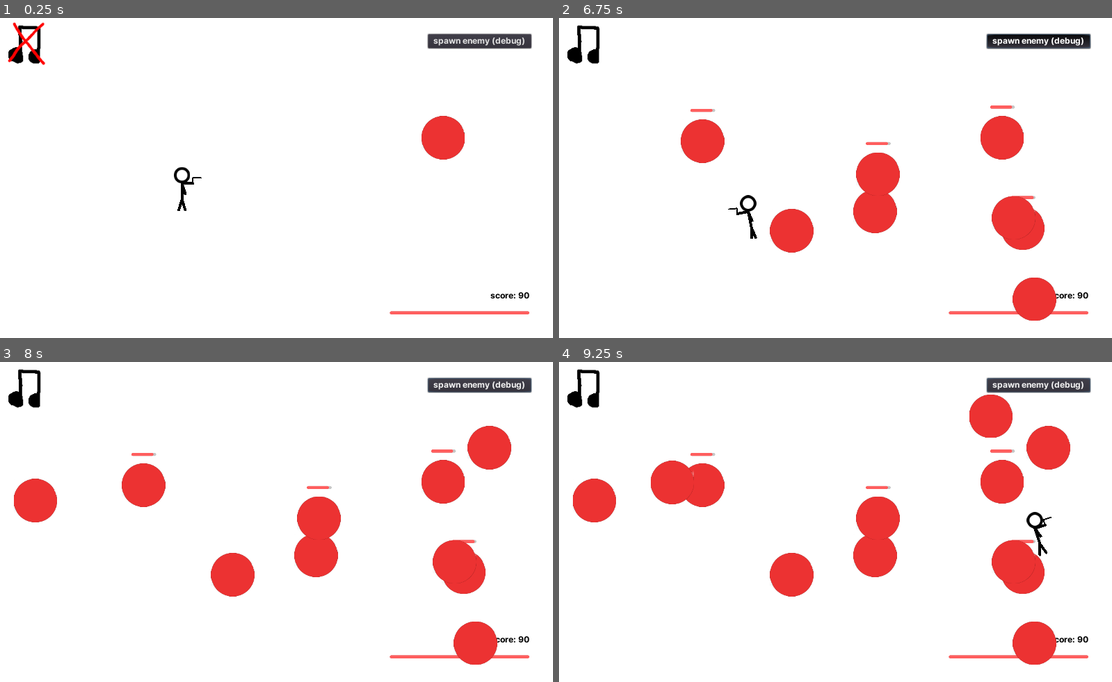
Above: before the commit, frames 1-4 (two rows, left to right).
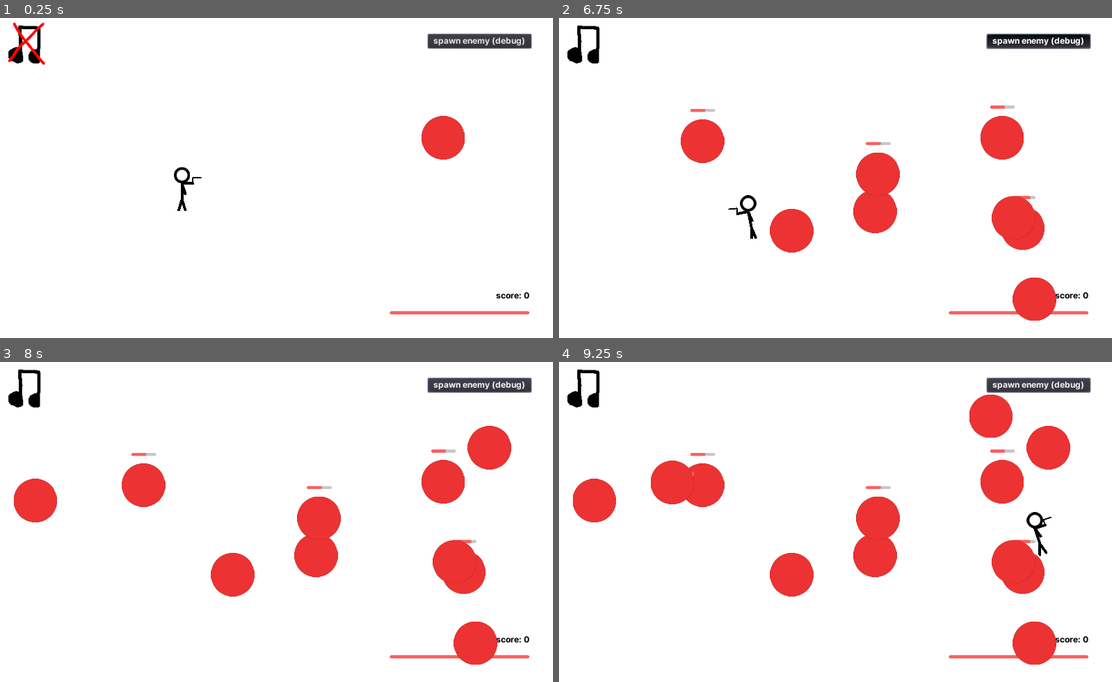
Above: after the commit, the same moments.

Repository: illogicalapple/stickmaniac
Game: Godot game, scene res://Root.tscn
The game is run twice, just before and just after one commit, with the same random seed, the same clock (stepped at 60 frames per second) and the same inputs.
Inputs (mouse positions are in pixels of both pictures, inside the frame that each line leads up to):
- Up to frame 1 (0.25 s): no input
- Up to frame 2 (6.75 s): click "spawn enemy (debug)" at 0.5 s; click (586, 40) at 1.25 s; tap Enter at 2, 5 s; move the mouse to (957, 158) at 2.02 s; hold Right (ui_right) 2.03-2.78 s; hold Space (pew_pew) 2.03-2.78 s; move the mouse to (724, 190) at 2.77 s; hold Down (ui_down) 2.78-3.53 s; tap Space (pew_pew) at 2.85, 4.35, 5.85 s; move the mouse to (890, 104) at 3.52 s; hold Right (ui_right) 3.53-4.28 s; hold Space (pew_pew) 3.53-4.28 s; move the mouse to (807, 238) at 4.27 s; hold Up (ui_up) 4.28-5.03 s; move the mouse to (1001, 222) at 5.02 s; hold Space (pew_pew) 5.03-5.78 s; hold Left (ui_left) 5.03-6.53 s; move the mouse to (664, 126) at 5.77 s; move the mouse to (863, 174) at 6.52 s; hold Down (ui_down) from 6.53 s (still down); hold Space (pew_pew) from 6.53 s (still down)
- Up to frame 3 (8 s): move the mouse to (193, 438) at 7.27 s; release Down (ui_down) at 7.28 s; release Space (pew_pew) at 7.28 s; hold Right (ui_right) from 7.28 s (still down); tap Space (pew_pew) at 7.35 s
- Up to frame 4 (9.25 s): tap Space (pew_pew) at 8, 8.85 s; move the mouse to (957, 502) at 8.02 s; release Right (ui_right) at 8.03 s; hold Up (ui_up) 8.03-8.78 s; hold Space (pew_pew) 8.03-8.78 s; move the mouse to (724, 534) at 8.77 s; hold Right (ui_right) from 8.78 s (still down)

The runs differ from the first frame. In frame 1, less than 0.1% of the frame differs, in the area x 88-95%, y 85-88%; in frame 2, 0.1%, in the area x 26-95%, y 27-88%; in frame 3, 0.1%; in frame 4, 0.1%.

Commit message:
enemy stuff
nerf enemy life; change to low processor mode, add spawn button

Diff:
--- a/enemy/Enemy.gd
+++ b/enemy/Enemy.gd
@@ -1,16 +1,23 @@
 extends KinematicBody2D
+
+signal coins(amount)
 
 onready var health_bar = $HealthBar
 
-var health = 100
+var health = 25
+var value = 43 # todo: make it random
 
 func _ready():
 	health_bar.max_value = health
+
+func suicide_bomb():
+	emit_signal("coins", value)
+	# drop loot
+	queue_free()
 
 func _on_Hurtbox_area_entered(area):
 	health -= area.damage
 	health_bar.value = health
 	if health <= 0:
-		queue_free()
-
+		suicide_bomb()
 	health_bar.visible = true
--- a/project.godot
+++ b/project.godot
@@ -12,12 +12,17 @@
 
 config/name="stickmaniac"
 run/main_scene="res://Root.tscn"
+run/low_processor_mode=true
 config/icon="res://icon.png"
 
 [display]
 
 window/stretch/mode="2d"
 window/stretch/aspect="expand"
+
+[global]
+
+"low processor"=false
 
 [input]
 
--- a/ui/GUI.gd
+++ b/ui/GUI.gd
@@ -3,6 +3,7 @@
 var enemy = preload("res://enemy/Enemy.tscn") # DEBUG, ADD TO SPAWNER
 var rng = RandomNumberGenerator.new() # DEBUG, ADD TO SPAWNER
 var screen_size # DEBUG, ADD TO SPAWNER
+var score = 0
 
 onready var root = get_tree().current_scene
 
@@ -19,11 +20,16 @@
 func _on_MusicToggled_pressed():
 	emit_signal("music_toggled")
 
+func add_coins(amount):
+	score += amount
+	$Score.text = "score: " + str(score)
+
 func spawn_enemy(): # DEBUG, ADD TO SPAWNER
 	var enemy_size = Vector2(100, 100) # DEBUG, ADD TO SPAWNER
 	var enemy_instance = enemy.instance() # DEBUG, ADD TO SPAWNER
 	enemy_instance.position = Vector2(rng.randf_range(enemy_size.x / 2, screen_size.x - enemy_size.x / 2), rng.randf_range(enemy_size.y / 2 + 30, screen_size.y - enemy_size.y / 2)) # DEBUG, ADD TO SPAWNER
 	get_tree().get_root().add_child(enemy_instance) # DEBUG, ADD TO SPAWNER
+	enemy_instance.connect("coins", self, "add_coins")
 
 func _on_SpawnEnemy_pressed(): # DEBUG
 	spawn_enemy() # DEBUG
--- a/ui/GUI.tscn
+++ b/ui/GUI.tscn
@@ -64,7 +64,7 @@
 margin_right = -44.0
 margin_bottom = -68.0
 custom_colors/font_color = Color( 0, 0, 0, 1 )
-text = "score: 90"
+text = "score: 0"
 align = 2
 
 [node name="MusicToggled" type="Button" parent="."]
